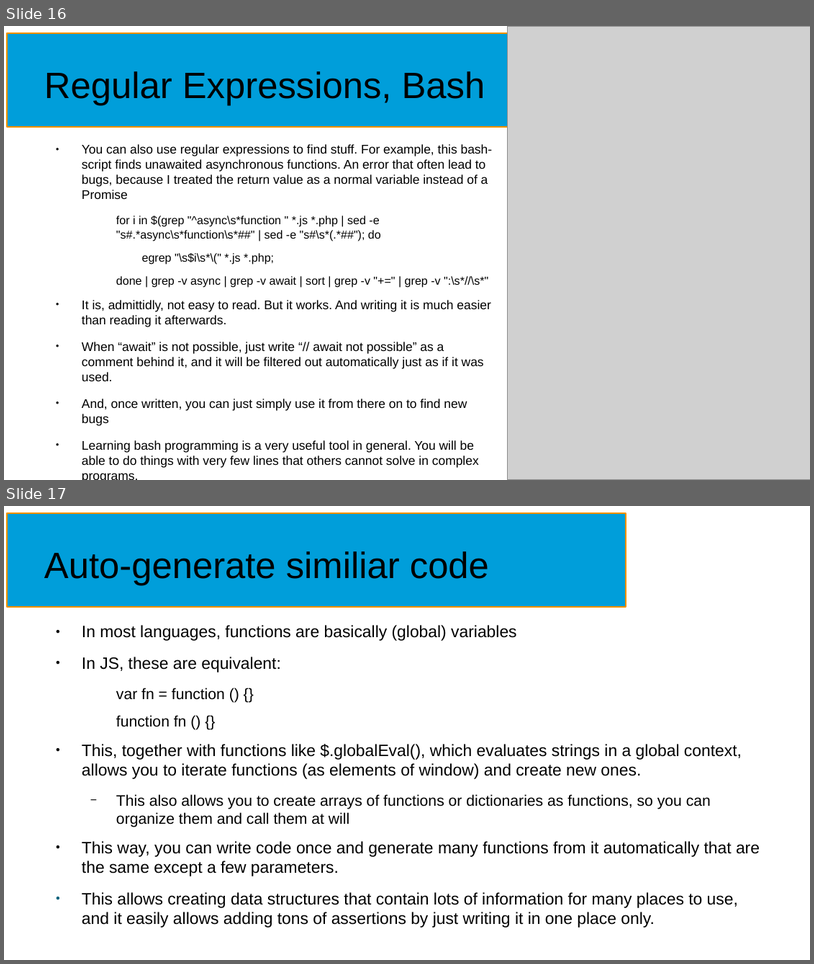
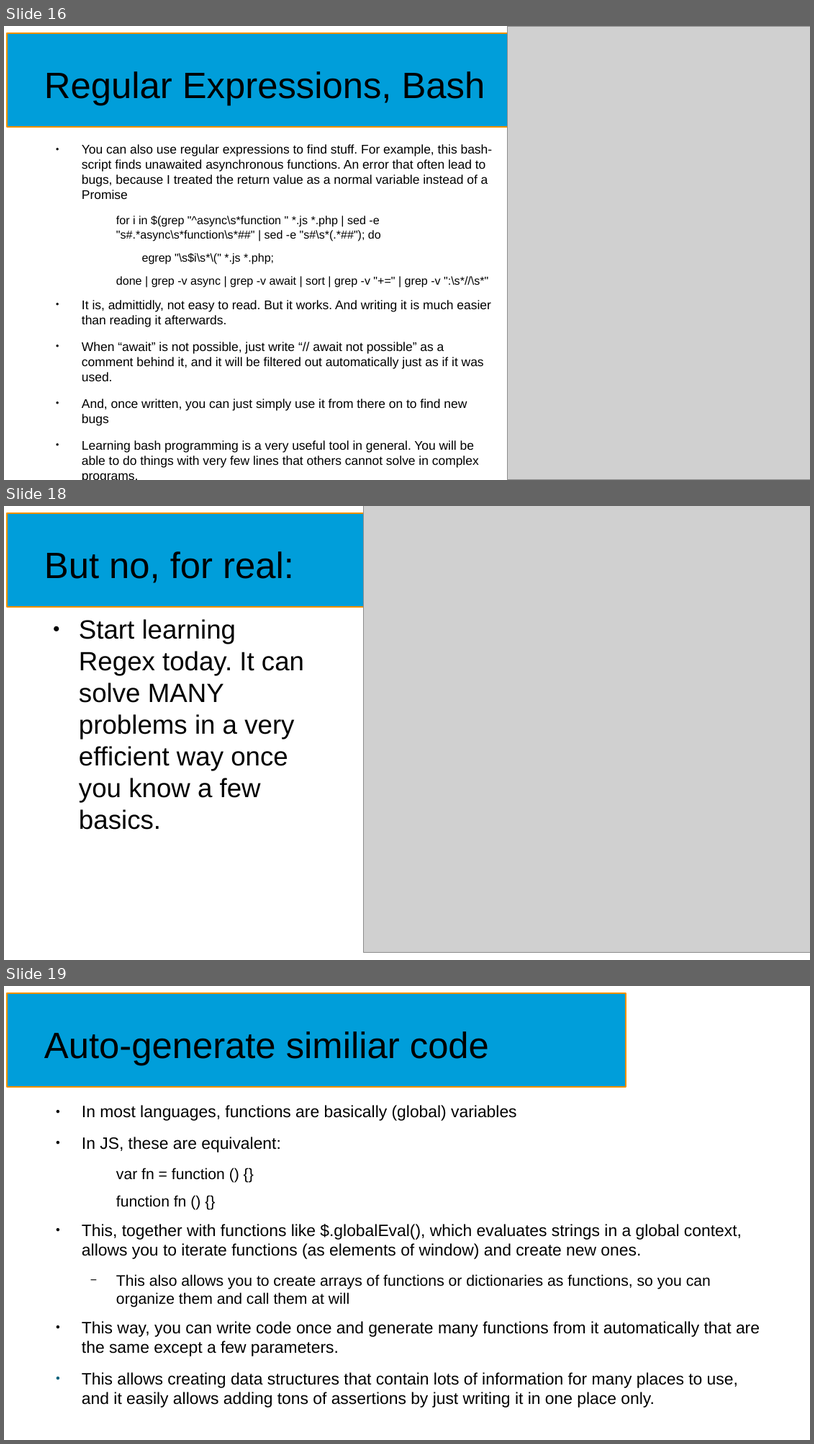
Before and after one commit to NormanTUD/asanAI, a slide deck: manual/asanai.odp. Shown one above the other, each under a label of ours: slides 16 and 17 before the commit, slides 16, 18 and 19 after it; the slides between them are not shown. The pictures are 814x964 and 814x1444 pixels, drawn with LibreOffice and Linux fonts; fonts in the diff are those of the drawing; grey boxes stand for pictures. Boxes give left, top, right and bottom in pixels: in the first picture for what was removed or moved away, otherwise in the second. Text is boxed around its words. In the diff, an @@ line names an element or a change of style, - is before the commit and + after.

```diff
--- a/manual/asanai.odp
+++ b/manual/asanai.odp
@@ slide 18 added at (x1=4, y1=506, x2=810, y2=960), background #FFFFFF; not listed: 1 template element that a slide beside it also shows @@
@@ picture added at (x1=364, y1=506, x2=810, y2=952) @@
@@ title added at (x1=44, y1=551, x2=294, y2=583), 36 pt, text #000000 @@
+But no, for real:
@@ text added at (x1=79, y1=619, x2=304, y2=829), 26 pt, text #000000 @@
+● Start learning Regex today. It can solve MANY problems in a very efficient way once you know a few basics.
@@ what was slide 17 is now slide 19 @@
```
Also in this commit, not shown: 18 slides changed, 5 other slides added.
